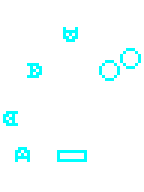
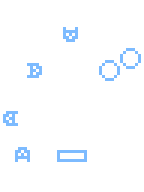
Layered file, before and after one edit (144x192). Changes by layer:
painted on "Fleches" over [3, 27, 78, 162]
painted on "Icones" over [57, 48, 141, 162]
